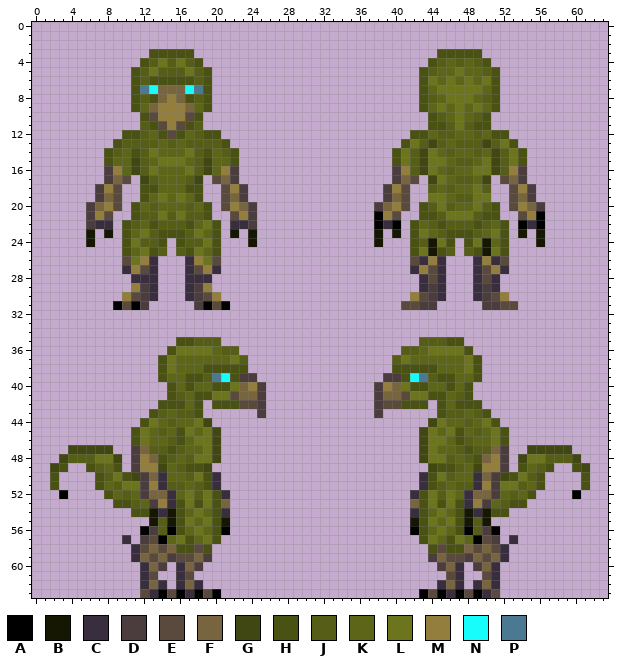
Pixel-art sprite, stored at Resources/Textures/Mobs/Species/Vox/parts.rsi/vox_m.png. The picture above is the old version.
The file is 64x64 pixels. Colours within 5 levels of each other are drawn and written as one.
Palette (. is transparent): A #000000  B #151703  C #392e3d  D #4b3d3e  E #5a4a3d  F #78643f  G #414712  H #495113  J #555d17  K #5c6518  L #6c741d  M #937e3d  N #17fdfb  P #4b7991
Pixels before (only the part around the change), first column x 0:
44 ............HLKJKKLG........................GLKKJKLH............
45 ...........HLKJKHLKLG......................GLKLHKJKLH...........
46 ...........HLKKJHKLLG......................GLLKHJKKLH...........
47 ....GGGGG..DFJJHJKKLG......................GLKKJHJJFD..GGGGG....
48 ...GJJJLLG.DMFHJKJLLG......................GLLJKJHFMD.GLLJJJG...
49 ..GH..HJKH.DMMGKJHHG........................GHHJKGMMD.HKJH..HG..
50 ..H....HJLHGDFCKKJLHC......................CHLJKKCFDGHLJH....H..
51 ..H....HKJLLDMCJJKJHC......................CHJKJJCMDLLJKH....H..
52 ...A....HKJKDFFCKLJLHC....................CHLJLKCFFDKJKH....A...
53 .........HHJKDMCHLHLHF....................FHLHLHCMDKJHH.........
54 ...........HHBCBHKLKHC....................CHKLKHBCBHH...........
55 .............BJBHLKLHB....................BHLKLHBJB.............
56 ............ADJAHKLKHA....................AHKLKHAJDA............
57 ..........C.DEAKLHKLH......................HLKHLKAED.C..........
58 ...........CEFEFHHEH........................HEHHFEFEC...........
59 ...........CFEFDEEFD........................DFEEDFEFC...........
60 ............CFD.CFD..........................DFC.DFC............
The result:
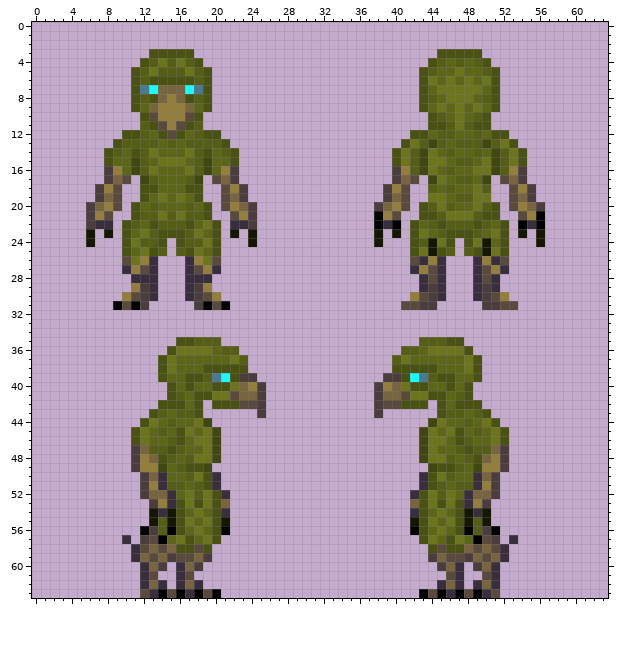
Diff:
The author cleared colour A in row 52 at x 3 and 60.
The author cleared colour G in row 47 at x 4 to 8 and 55 to 59; in row 48 at x 3, 9, 54 and 60; in row 49 at x 2 and 61; in row 50 at x 11 and 52.
The author cleared colour H in row 49 at x 3, 6, 9, 54, 57 and 60; in row 50 at x 2, 7, 10, 53, 56 and 61; in row 51 at x 2, 7, 56 and 61; in row 52 at x 8 and 55; in row 53 at x 9 to 10 and 53 to 54; in row 54 at x 11 to 12 and 51 to 52.
The author cleared colour J in row 48 at x 4 to 6 and 57 to 59; in row 49 at x 7 and 56; in row 50 at x 8 and 55; in row 51 at x 9 and 54; in row 52 at x 10 and 53; in row 53 at x 11 and 52.
The author cleared colour K in row 49 at x 8 and 55; in row 51 at x 8 and 55; in row 52 at x 9, 11, 52 and 54; in row 53 at x 12 and 51.
The author cleared colour L in row 48 at x 7 to 8 and 55 to 56; in row 50 at x 9 and 54; in row 51 at x 10 to 11 and 52 to 53.
Boxes around the changes in both pictures, in picture pixels (x1, y1, x2, y2):
erased: (50, 445, 149, 517)
erased: (491, 445, 590, 517)
